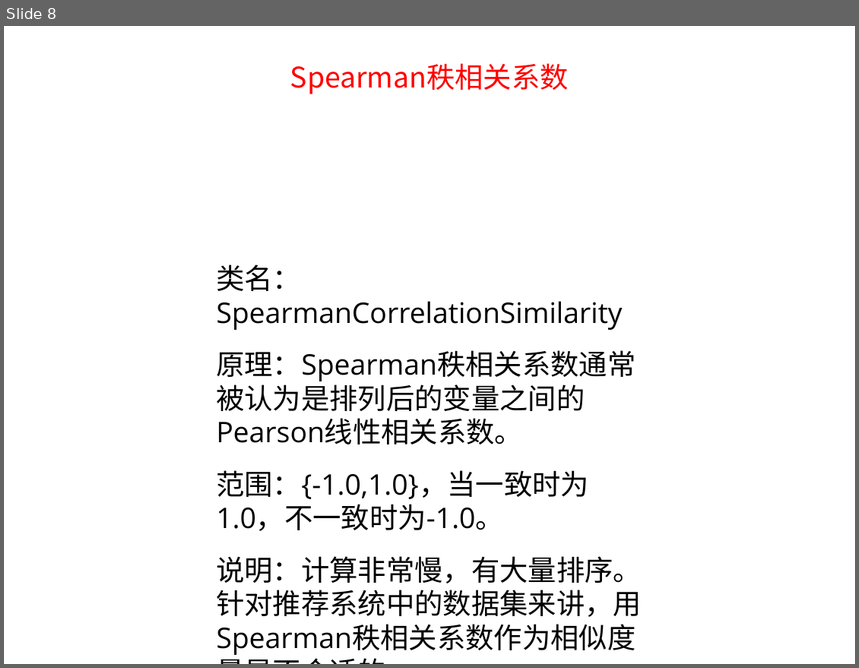
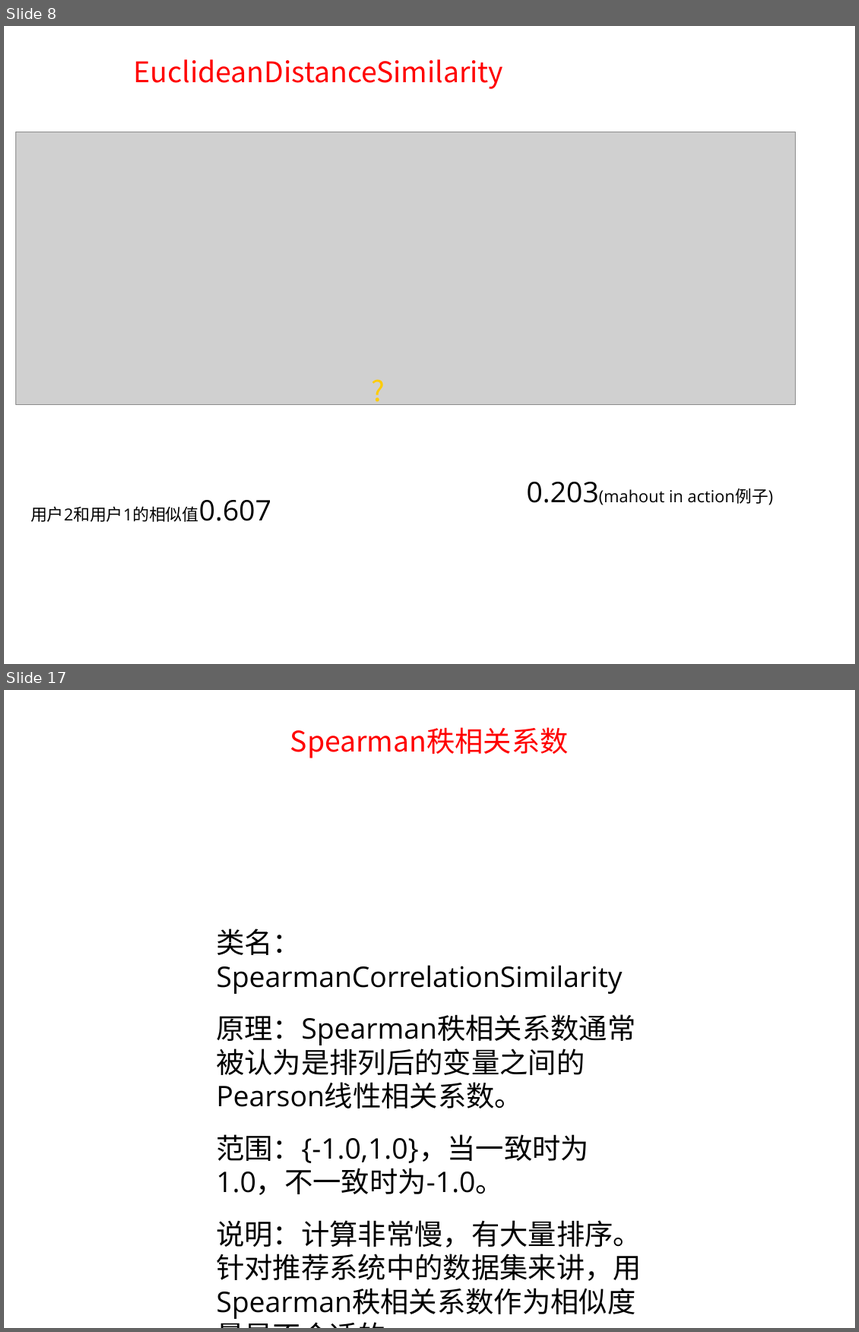
Before and after one commit to tianbaoxing/mahout-nbayes, a slide deck: doc/similarity_measure/similarity_measure.ppt. Shown one above the other, each under a label of ours: slide 8 before the commit, slides 8 and 17 after it; the slides between them are not shown. The pictures are 859x668 and 859x1332 pixels, drawn with LibreOffice and Linux fonts; fonts in the diff are those of the drawing; grey boxes stand for pictures. Boxes give left, top, right and bottom in pixels: in the first picture for what was removed or moved away, otherwise in the second. Text is boxed around its words. In the diff, an @@ line names an element or a change of style, - is before the commit and + after.

Commit message:
add some info in similarity_measure.ppt

```diff
--- a/doc/similarity_measure/similarity_measure.ppt
+++ b/doc/similarity_measure/similarity_measure.ppt
@@ slide 8 added at (4,26,855,664), background #FFFFFF @@
@@ text added at (134,59,503,89), 24 pt, text gradient #FF0000 to #FFCC00 @@
+EuclideanDistanceSimilarity
@@ picture added at (16,132,796,404) @@
@@ text added at (241,369,515,610), 24 pt, text gradient #FFCC00 to #FF0000 @@
+?
@@ text added at (31,500,272,522), 14 pt, text #000000 @@
+用户2和用户1的相似值0.607
@@ text added at (527,482,774,506), 14 pt, text #000000 @@
+0.203(mahout in action例子)
@@ what was slide 8 is now slide 17 @@
```
Also in this commit, not shown: 3 slides changed, 10 other slides added, 3 slides removed, 2 other files.
